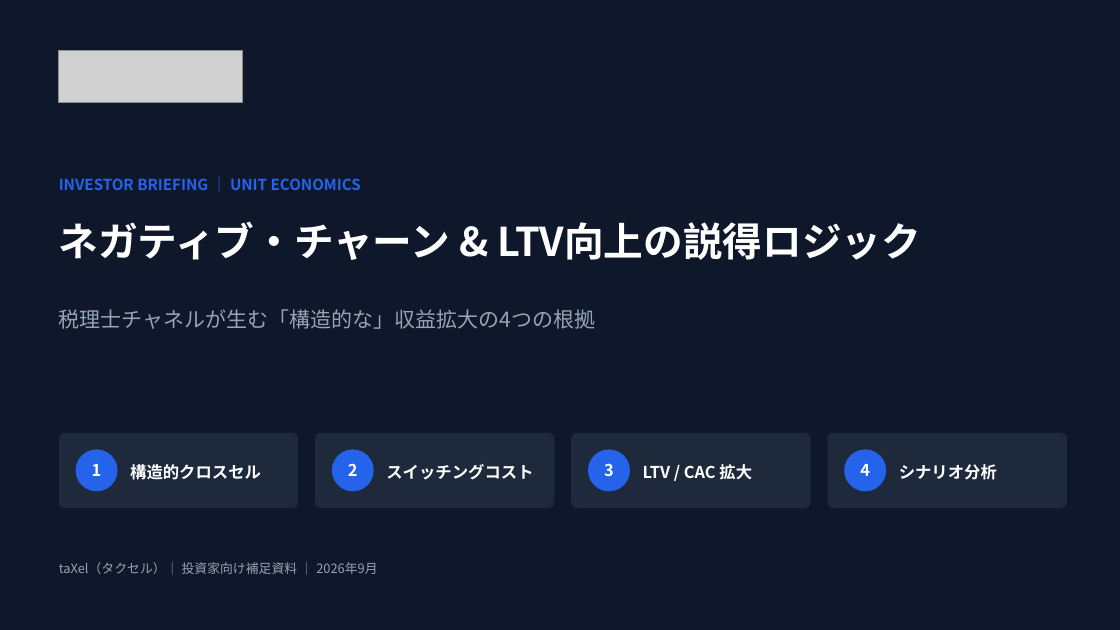
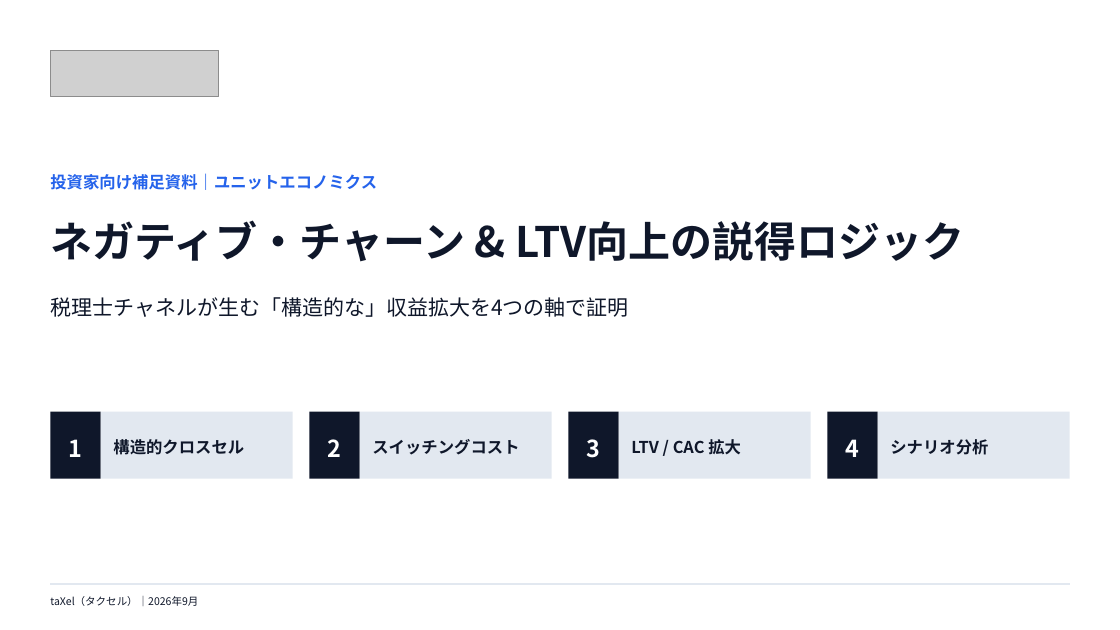
Before and after one commit to LeoSilver/Ark, a slide deck: slide 1 of pitch_deck/pitch_deck_negative_churn.pptx. Drawn at 1120x630 pixels with LibreOffice and Linux fonts; fonts in the diff are those of the drawing; grey boxes stand for pictures. Boxes give left, top, right and bottom in pixels: in the first picture for what was removed or moved away, otherwise in the second. Text is boxed around its words. In the diff, an @@ line names an element or a change of style, - is before the commit and + after.

```diff
--- a/pitch_deck/pitch_deck_negative_churn.pptx
+++ b/pitch_deck/pitch_deck_negative_churn.pptx
@@ background #0F172A to #FFFFFF @@
@@ picture resized from (x1=59, y1=50, x2=243, y2=103) to (x1=50, y1=50, x2=219, y2=97) @@
@@ text at (x1=50, y1=173, x2=377, y2=190): text changed; size 13 to 14 pt @@
-INVESTOR BRIEFING ｜ UNIT ECONOMICS
+投資家向け補足資料｜ユニットエコノミクス
@@ text "ネガティブ・チャーン & LTV向上の説得ロジック" moved from (x1=59, y1=221, x2=921, y2=260) to (x1=50, y1=220, x2=964, y2=262) @@
@@ text "ネガティブ・チャーン & LTV向上の説得ロジック" at (x1=50, y1=220, x2=964, y2=262): size 34 to 36 pt, text colour #FFFFFF to #0F172A; line spacing 1.15 to 1.2 @@
@@ text at (x1=50, y1=297, x2=628, y2=317): text changed; text colour #94A3B8 to #0F172A @@
-税理士チャネルが生む「構造的な」収益拡大の4つの根拠
+税理士チャネルが生む「構造的な」収益拡大を4つの軸で証明
@@ size 14 to 20 pt; line spacing 1 to 1.2; ellipse to rectangle; fill #2563EB to #0F172A in 4 elements at (x1=828, y1=412, x2=878, y2=479), (x1=569, y1=412, x2=619, y2=479), (x1=309, y1=412, x2=360, y2=479), (x1=50, y1=412, x2=101, y2=479) @@
@@ rectangle "1" resized from (x1=76, y1=450, x2=118, y2=492) to (x1=50, y1=412, x2=101, y2=479) @@
@@ text colour #FFFFFF to #0F172A; line spacing 1.15 to 1.2; fill none to #E2E8F0 in 4 elements at (x1=878, y1=412, x2=1070, y2=479), (x1=619, y1=412, x2=811, y2=479), (x1=360, y1=412, x2=551, y2=479), (x1=101, y1=412, x2=292, y2=479) @@
@@ rectangle "構造的クロスセル" resized from (x1=130, y1=464, x2=261, y2=480) to (x1=101, y1=412, x2=292, y2=479) @@
@@ rectangle "2" resized from (x1=332, y1=450, x2=374, y2=492) to (x1=309, y1=412, x2=360, y2=479) @@
@@ rectangle "スイッチングコスト" resized from (x1=386, y1=464, x2=533, y2=480) to (x1=360, y1=412, x2=551, y2=479) @@
@@ rectangle "3" resized from (x1=588, y1=450, x2=630, y2=492) to (x1=569, y1=412, x2=619, y2=479) @@
@@ rectangle "LTV / CAC 拡大" resized from (x1=643, y1=464, x2=752, y2=480) to (x1=619, y1=412, x2=811, y2=479) @@
@@ rectangle "4" resized from (x1=844, y1=450, x2=886, y2=492) to (x1=828, y1=412, x2=878, y2=479) @@
@@ rectangle "シナリオ分析" resized from (x1=899, y1=464, x2=997, y2=480) to (x1=878, y1=412, x2=1070, y2=479) @@
@@ rounded rectangle removed at (x1=59, y1=433, x2=298, y2=508) @@
@@ rounded rectangle removed at (x1=315, y1=433, x2=555, y2=508) @@
@@ rounded rectangle removed at (x1=571, y1=433, x2=811, y2=508) @@
@@ rounded rectangle removed at (x1=828, y1=433, x2=1067, y2=508) @@
@@ text at (x1=50, y1=596, x2=198, y2=606): text changed; size 11 to 9 pt; text colour #94A3B8 to #0F172A @@
-taXel（タクセル）｜ 投資家向け補足資料 ｜ 2026年9月
+taXel（タクセル）｜2026年9月
@@ line added from (50, 584) to (1070, 584), #E2E8F0 1.25 pt @@
```
Also in this commit, not shown: 6 other slides changed, 1 other file.
